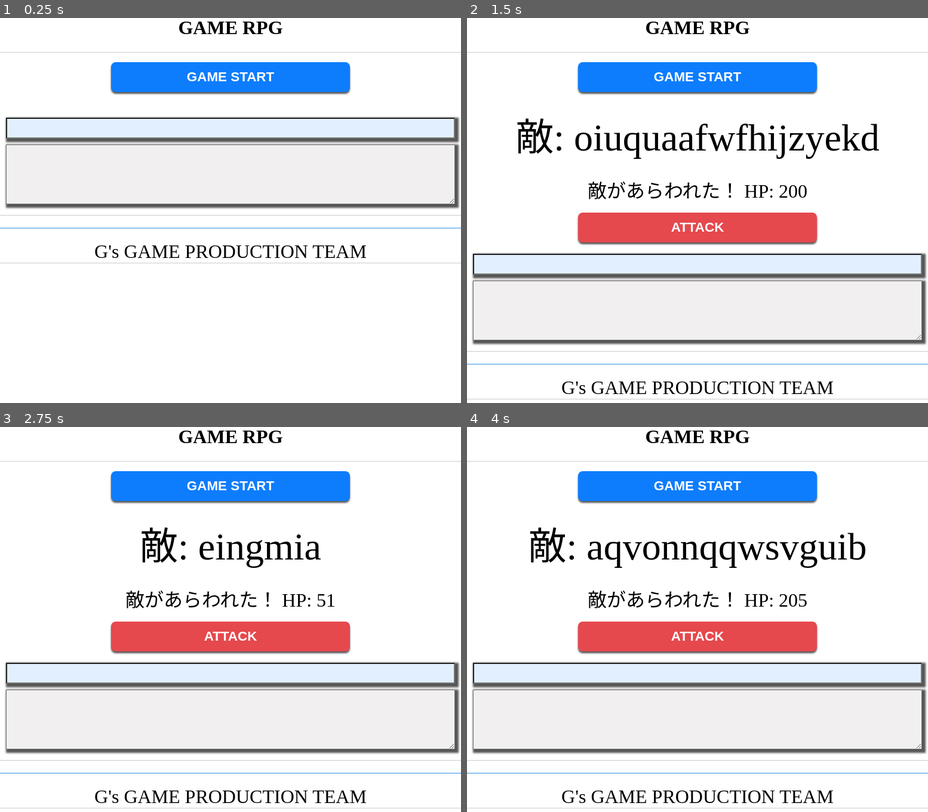
Above: before the commit, frames 1-4 (two rows, left to right).
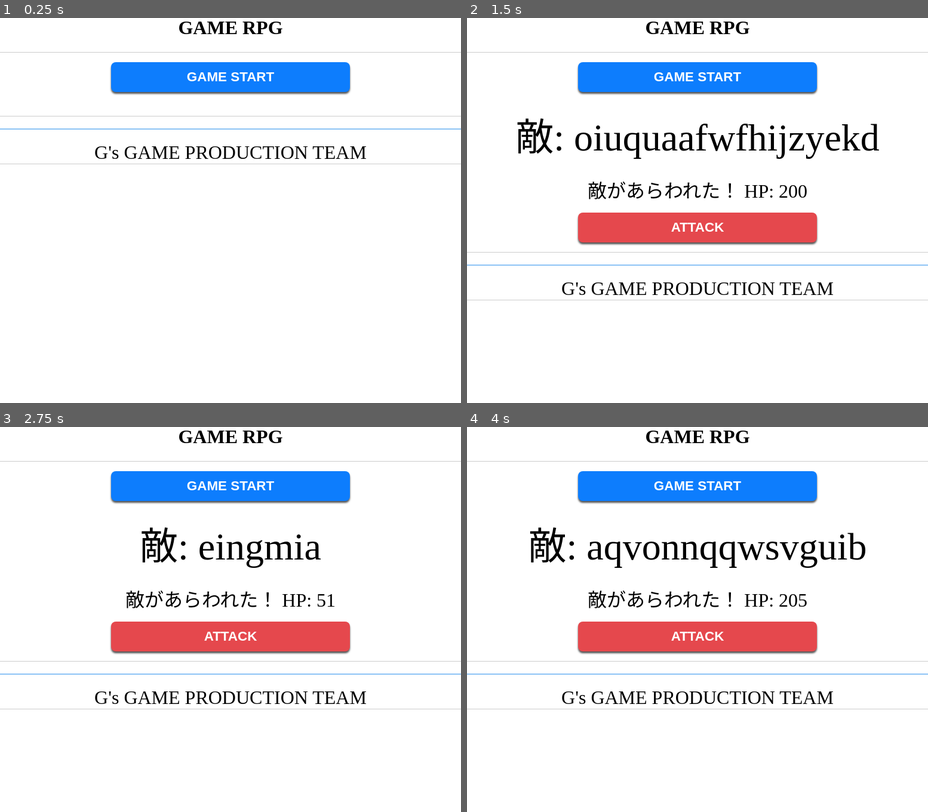
Above: after the commit, the same moments.

Repository: kawadiamond/GAMERPG
Game: browser game, page kadai/index.html
The game is run twice, just before and just after one commit, with the same random seed, the same clock (stepped at 60 frames per second) and the same inputs.
Inputs:
- Up to frame 1 (0.25 s): no input
- Up to frame 2 (1.5 s): click "GAME START" at 0.27 s; click "GAME START" at 1.27 s
- Up to frame 3 (2.75 s): click "ATTACK" at 1.87 s; click "GAME START" at 2.47 s
- Up to frame 4 (4 s): click "ATTACK" at 3.07 s; click "GAME START" at 3.67 s

The runs differ from the first frame. In frame 1, 11% of the frame differs, in the area x 0-100%, y 25-64%; in frame 2, 11%; in frame 3, 11%; in frame 4, 11%.

Commit message:
不要な入力フィールドを削除

Diff:
--- a/kadai/index.html
+++ b/kadai/index.html
@@ -20,8 +20,6 @@
     <div id="player" class="btn-area btn-row">
         <button id="attack" class="btn btn-attack">ATTACK</button>
     </div>
-    <input type="text" id="key">
-    <textarea id="memo"></textarea>
 </main>
 <table id="list">
 <!-- ここに追加データが挿入される -->
